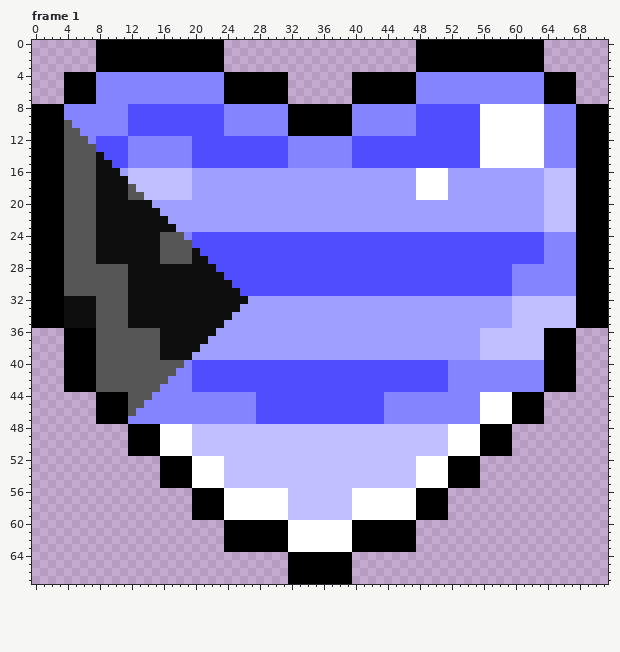
File history of a pixel-art file, Template (28 frames).aseprite. The first picture shows the starting point.
72x68 pixels, 28 frames. Colours within 5 levels of each other are drawn and written as one. Shown: frame 1. The commit also changed other frames, which this record leaves out.
And afterwards:
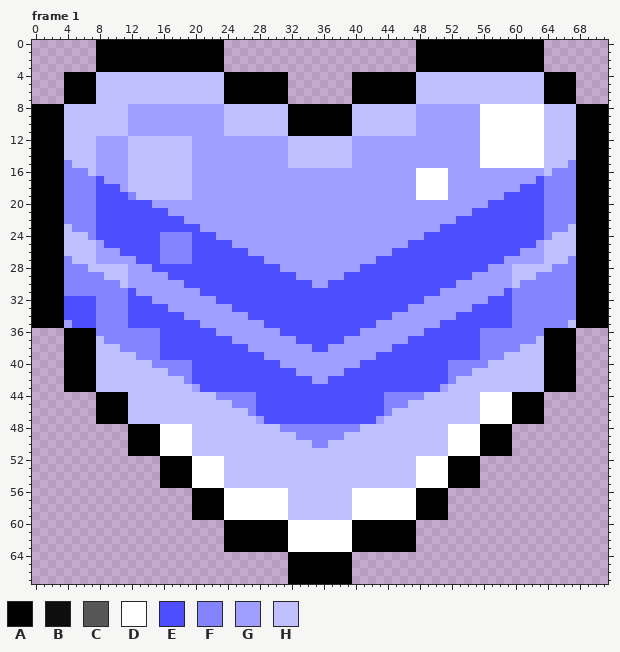
Palette (. is transparent): A #000000  B #0e0e0e  C #565656  D #ffffff  E #4e4eff  F #8484ff  G #9f9fff  H #c0c0ff
Changes in this commit:
layer "Unique Patterns/Triangle" now shown
layer "Unique Patterns/Chevrons" now shown
layer "Diagonal Stripes/3 Stripes Right" now hidden
layer "Diagonal Stripes/3 Stripes Left" now hidden
layer "Horizontal Stripes/7 Stripes" now hidden
layer "Horizontal Stripes/6 Stripes" now hidden
layer "Layered /Triangle L" now hidden
Changed rows in their new state; - is an unchanged pixel.
Frame 1:
first column x 4:
 4 ----HHHHHHHHHHHHHHHH------------------------HHHHHHHHHHHHHHHH----
 5 ----HHHHHHHHHHHHHHHH------------------------HHHHHHHHHHHHHHHH----
 6 ----HHHHHHHHHHHHHHHH------------------------HHHHHHHHHHHHHHHH----
 7 ----HHHHHHHHHHHHHHHH------------------------HHHHHHHHHHHHHHHH----
 8 HHHHHHHHGGGGGGGGGGGGHHHHHHHH--------HHHHHHHHGGGGGGGG--------HHHH
 9 HHHHHHHHGGGGGGGGGGGGHHHHHHHH--------HHHHHHHHGGGGGGGG--------HHHH
10 HHHHHHHHGGGGGGGGGGGGHHHHHHHH--------HHHHHHHHGGGGGGGG--------HHHH
11 HHHHHHHHGGGGGGGGGGGGHHHHHHHH--------HHHHHHHHGGGGGGGG--------HHHH
12 HHHHGGGGHHHHHHHHGGGGGGGGGGGGHHHHHHHHGGGGGGGGGGGGGGGG--------HHHH
13 HHHHGGGGHHHHHHHHGGGGGGGGGGGGHHHHHHHHGGGGGGGGGGGGGGGG--------HHHH
14 HHHHGGGGHHHHHHHHGGGGGGGGGGGGHHHHHHHHGGGGGGGGGGGGGGGG--------HHHH
15 FHHHGGGGHHHHHHHHGGGGGGGGGGGGHHHHHHHHGGGGGGGGGGGGGGGG--------HHH-
16 FFFHGGG------------------------------------------------------FFF
17 FFFFEGGG---------------------------------------------------EFFFF
18 FFFFEEEGH------------------------------------------------EEEFFFF
19 FFFFEEEEFH---------------------------------------------EEEEEFFFF
20 FFFFEEEEEEE------------------------------------------EEEEEEEFFFF
21 FFFFEEEEEEEEE--------------------------------------EEEEEEEEEFFFF
22 FFFFEEEEEEEEEEE----------------------------------EEEEEEEEEEEFFFF
23 HFFFEEEEEEEEEEEEE------------------------------EEEEEEEEEEEEEFFF-
24 HHHFEEEEEEEEFFF----GGGGGGGGGGGGGGGGGGGGGGGGGG----------------HHH
25 HHHHGEEEEEEEFFFF-----GGGGGGGGGGGGGGGGGGGGGG----------------GHHHH
26 HHHHGGGEEEEEFFFFE------GGGGGGGGGGGGGGGGGG----------------GGGHHHH
27 FHHHGGGGGEEEFFFFEE-------GGGGGGGGGGGGGG----------------GGGGGHHH-
28 FFFHHHHHGGGEEEEEEEE--------GGGGGGGGGG----------------GGGHHHHH---
29 FFFFFHHHGGGGGEEEEEEE---------GGGGGG----------------GGGGGHHH-----
30 FFFFFFFHGGGGGGGEEEEEE----------GG----------------GGGGGGGH-------
31 FFFFFFFFEGGGGGGGGEEEEE-------------------------GGGGGGGG---------
32 EEEEFFFFEEEGGGGGGGGEEEEEEEEEEEEEEEEEEEEEEEEEE--------EEEFFFFFFFF
33 EEEEFFFFEEEEEGGGGGGGGEEEEEEEEEEEEEEEEEEEEEE--------EEEEEFFFFFFFF
34 EEEEFFFFEEEEEEEGGGGGG--EEEEEEEEEEEEEEEEEE--------EEEEEEEFFFFFFFF
35 GEEEFFFFEEEEEEEEEGGG-----EEEEEEEEEEEEEE--------EEEEEEEEEFFFFFFF-
36 ----FFFFFFFFEEEEEEE--------EEEEEEEEEE--------EEEEEEEFFFFFFFF----
37 ----HFFFFFFFEEEEEEEEE--------EEEEEE--------EEEEEEEEEFFFFFFF-----
38 ----HHHFFFFFEEEEEEEEEEE--------EE--------EEEEEEEEEEEFFFFF-------
39 ----HHHHHFFFEEEEEEEEEEEEE--------------EEEEEEEEEEEEEFFF---------
40 ----HHHHHHHFFFF------------GGGGGGGGGG----------------HHHHHHH----
41 ----HHHHHHHHHF---------------GGGGGG----------------HHHHHHHHH----
42 ----HHHHHHHHHHH----------------GG----------------HHHHHHHHHHH----
43 ----HHHHHHHHHHHHG------------------------------GHHHHHHHHHHHH----
44 --------HHHHHHHHHHH--------------------------HHHHHHH------------
45 --------HHHHHHHHHHHHH----------------------HHHHHHHHH------------
46 --------HHHHHHHHHHHHHHH------------------HHHHHHHHHHH------------
47 --------HHHHHHHHHHHHHHHHG--------------GHHHHHHHHHHHH------------
48 ---------------------------FFFFFFFFFF---------------------------
49 -----------------------------FFFFFF-----------------------------
50 -------------------------------FF-------------------------------
Boxes around the changes in both pictures, in picture pixels (x1, y1, x2, y2):
changed: (64, 72, 576, 448)
